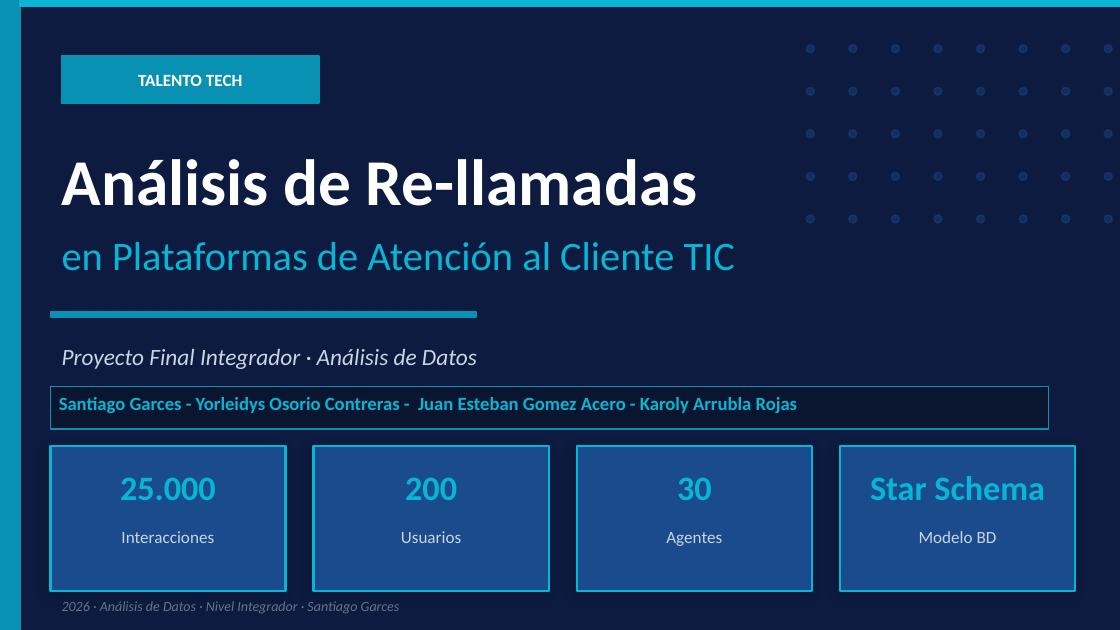
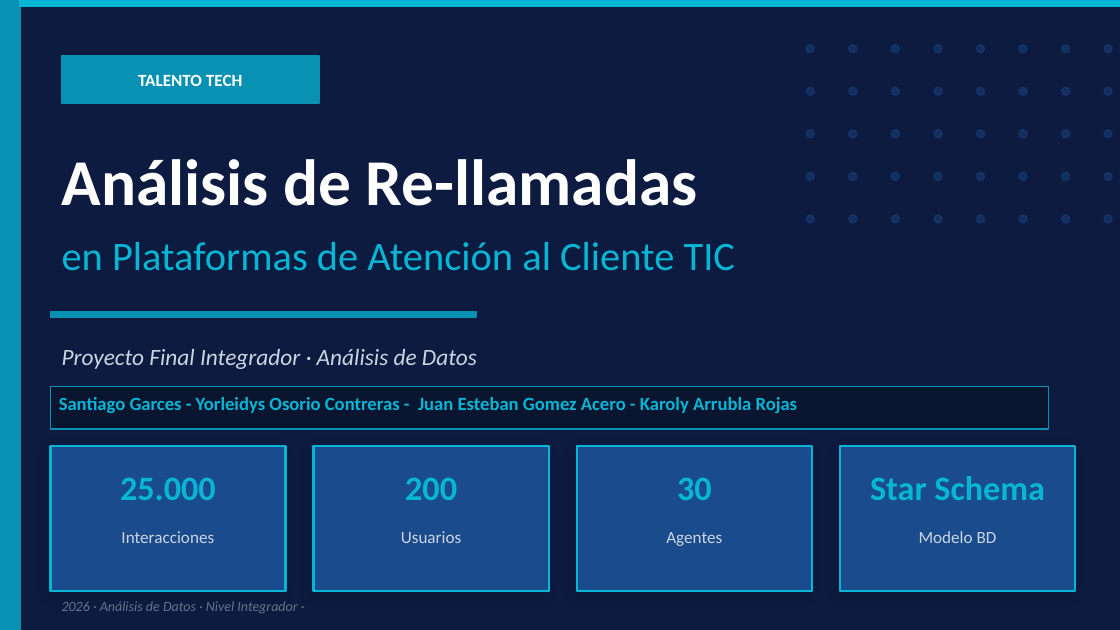
Before and after one commit to sgarcesp11-cell/Proyecto-Final-Analisis-TIC, a slide deck: slide 1 of Presentacion_Ttech.pptx. Drawn at 1120x630 pixels with LibreOffice and Linux fonts; fonts in the diff are those of the drawing. Boxes give left, top, right and bottom in pixels: in the first picture for what was removed or moved away, otherwise in the second. Text is boxed around its words. In the diff, an @@ line names an element or a change of style, - is before the commit and + after.

```diff
--- a/Presentacion_Ttech.pptx
+++ b/Presentacion_Ttech.pptx
@@ text at box(62, 601, 297, 613): text changed @@
-2026 · Análisis de Datos · Nivel Integrador · Santiago Garces
+2026 · Análisis de Datos · Nivel Integrador ·
```
Also in this commit, not shown: 1 slide added, 1 slide removed.
